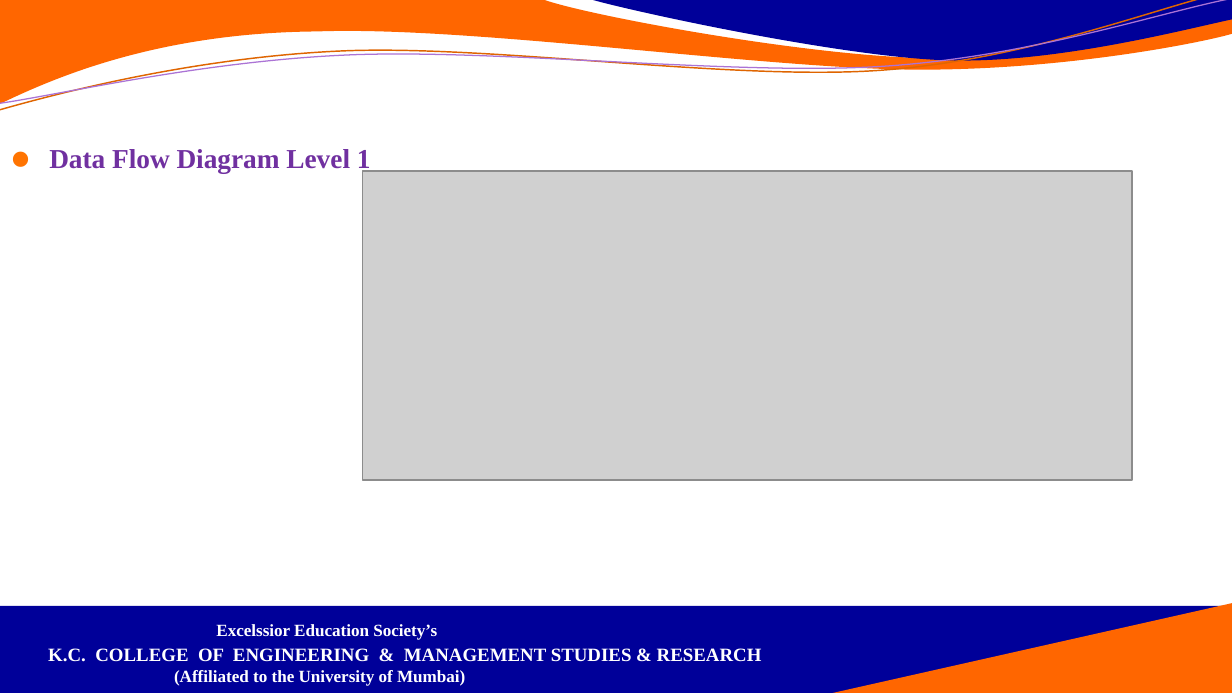
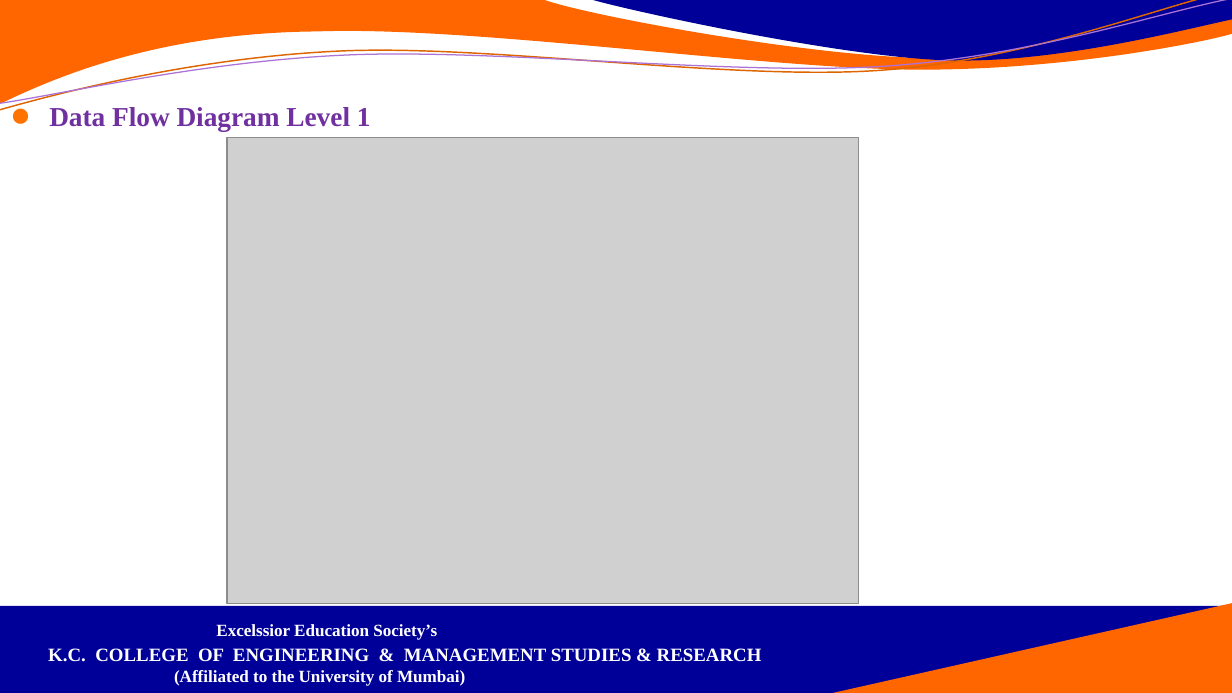
Before and after one commit to Armaan4477/Hangman, a slide deck: slide 14 of Documentation and ppt/PPT/Hangman_ppt.pptx. Drawn at 1232x693 pixels with LibreOffice and Linux fonts; fonts in the diff are those of the drawing; grey boxes stand for pictures; background and template pictures are left out. Boxes give left, top, right and bottom in pixels: in the first picture for what was removed or moved away, otherwise in the second. Text is boxed around its words. In the diff, an @@ line names an element or a change of style, - is before the commit and + after.

```diff
--- a/Documentation and ppt/PPT/Hangman_ppt.pptx
+++ b/Documentation and ppt/PPT/Hangman_ppt.pptx
@@ text "Data Flow Diagram Level 1" moved from (x1=49, y1=149, x2=371, y2=173) to (x1=49, y1=107, x2=371, y2=131) @@
@@ picture added at (x1=227, y1=138, x2=859, y2=604) @@
@@ picture removed at (x1=362, y1=171, x2=1132, y2=480) @@
```
Also in this commit, not shown: 5 other slides changed.
